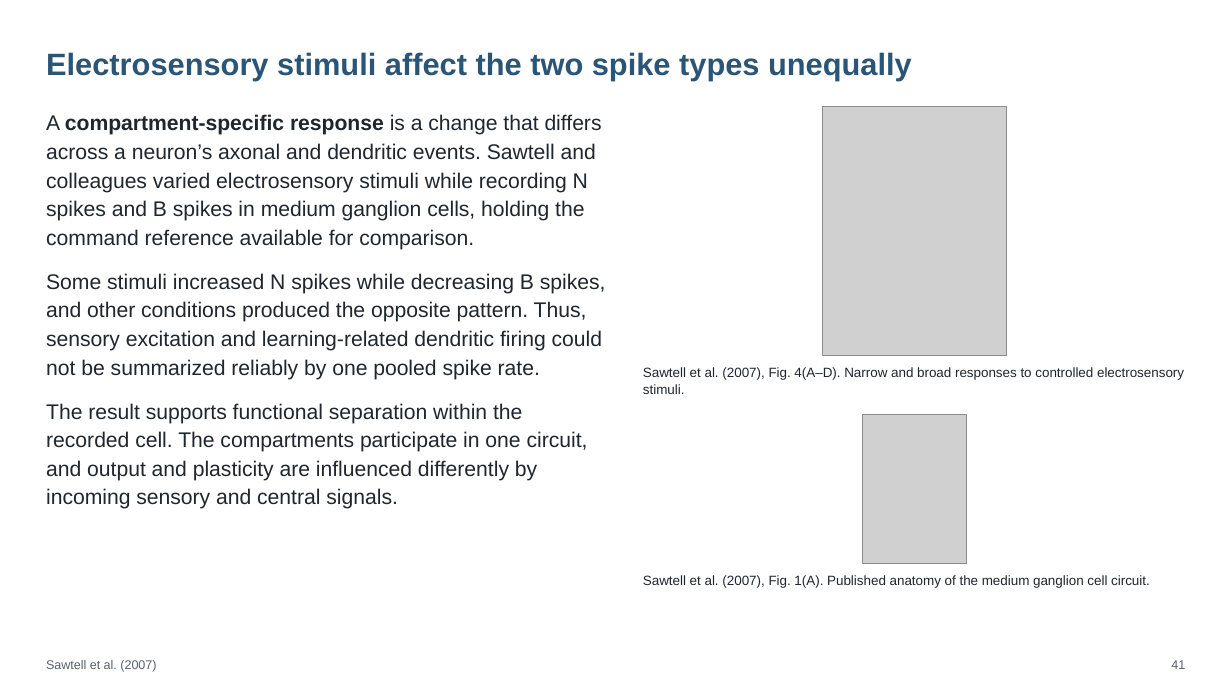
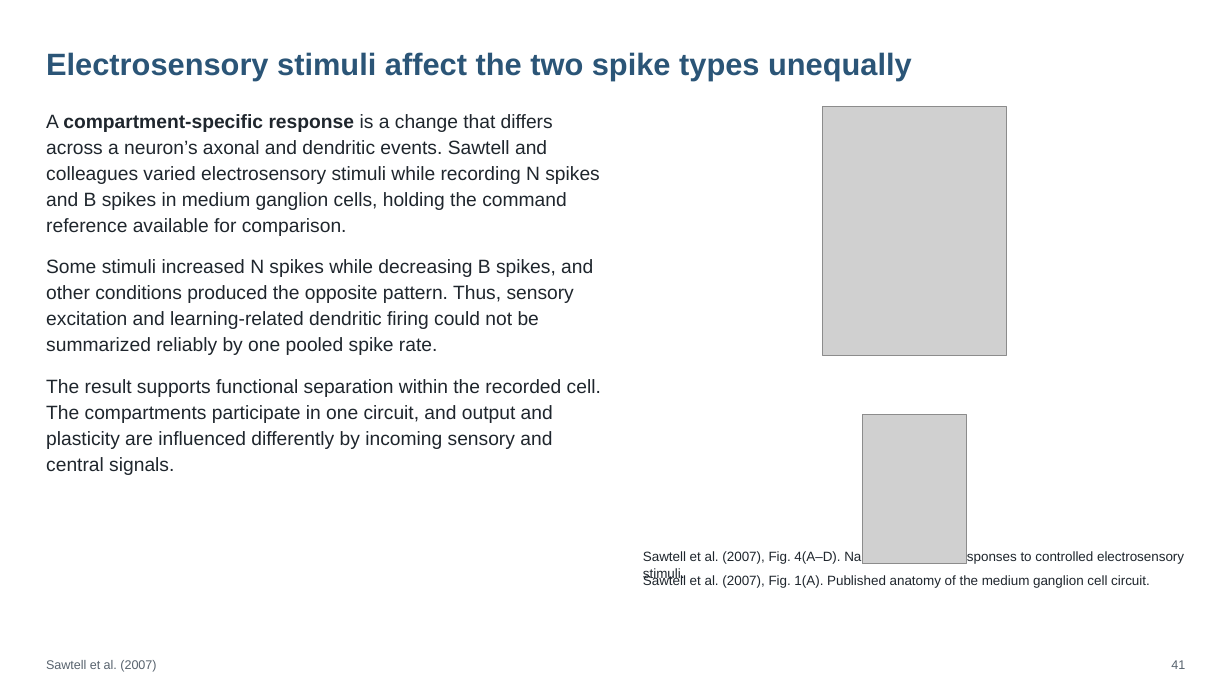
Before and after one commit to jordanxxlopez/NEUROETHOLOGY, a slide deck: slide 54 of scaffolded/Neuroethology_Lecture21_FA2026_SCAFFOLDED.pptx. Drawn at 1232x693 pixels with LibreOffice and Linux fonts; fonts in the diff are those of the drawing; grey boxes stand for pictures. Boxes give left, top, right and bottom in pixels: in the first picture for what was removed or moved away, otherwise in the second. Text is boxed around its words. In the diff, an @@ line names an element or a change of style, - is before the commit and + after.

```diff
--- a/scaffolded/Neuroethology_Lecture21_FA2026_SCAFFOLDED.pptx
+++ b/scaffolded/Neuroethology_Lecture21_FA2026_SCAFFOLDED.pptx
@@ text "A compartment-specific response is a ..." at <box>46,114,601,475</box>: size 16.5 to 15 pt; line spacing 22.3pt to 20.2pt; more space between paragraphs @@
@@ text "Sawtell et al. (2007), Fig. ..." rewrapped from <box>643,367,1184,394</box> to <box>643,550,1184,581</box> @@
```
Also in this commit, not shown: 57 other slides changed, 6 other files.
